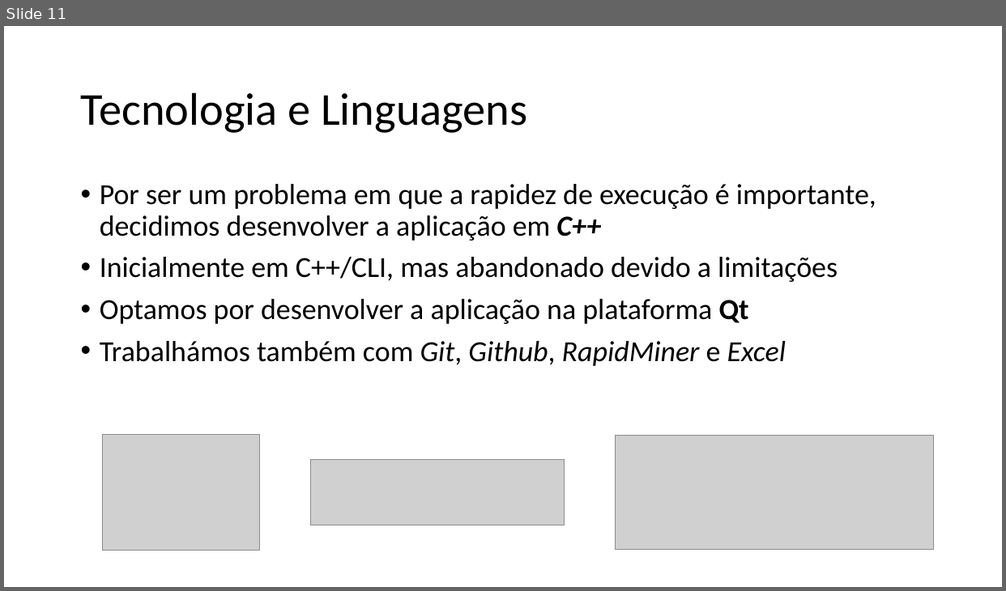
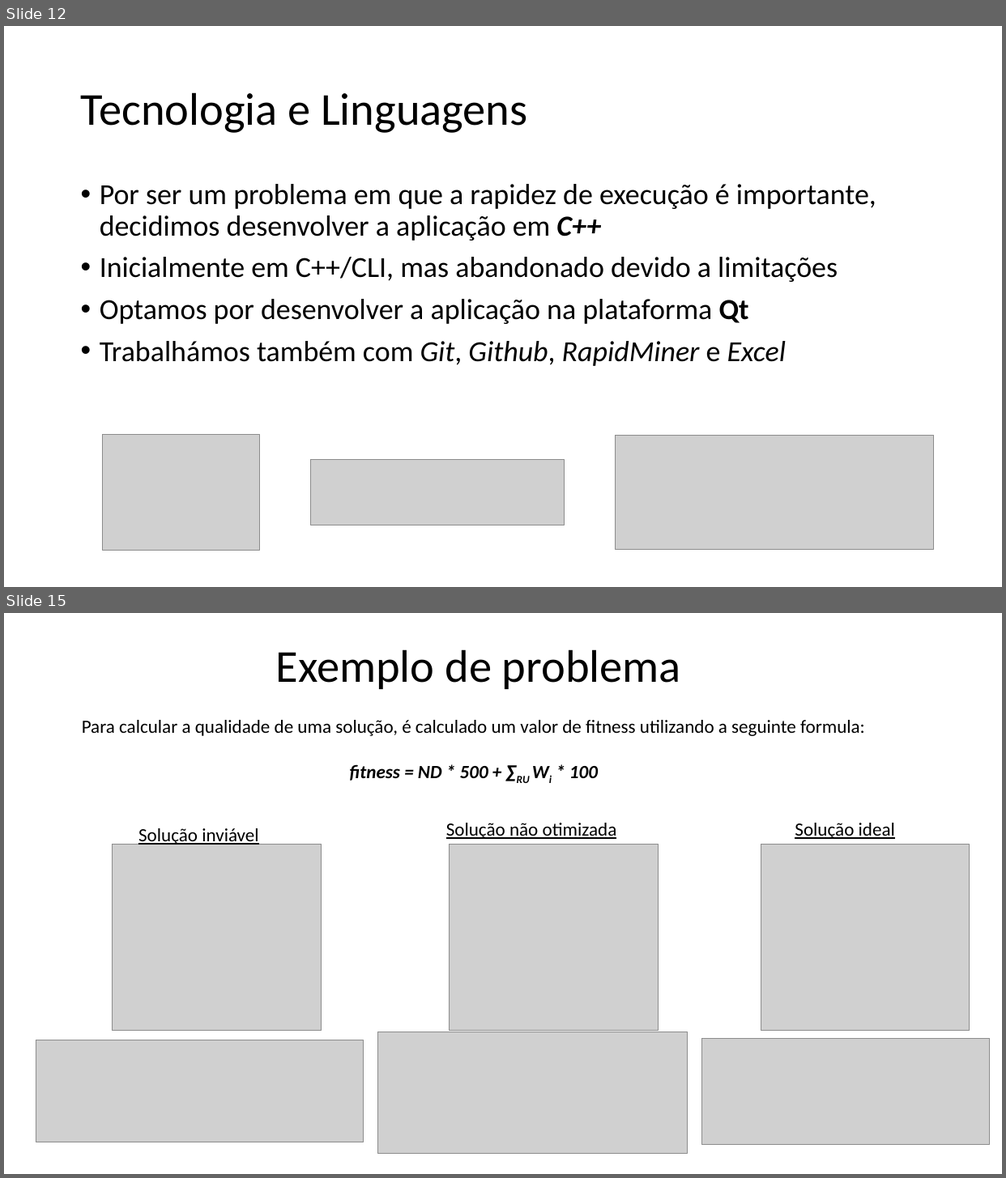
Before and after one commit to xQsme/RLP_Qt, a slide deck: powerpoint_defesa.pptx. Shown one above the other, each under a label of ours: slide 11 before the commit, slides 12 and 15 after it; the slides between them are not shown. The pictures are 1006x591 and 1006x1178 pixels, drawn with LibreOffice and Linux fonts; fonts in the diff are those of the drawing; grey boxes stand for pictures. Boxes give left, top, right and bottom in pixels: in the first picture for what was removed or moved away, otherwise in the second. Text is boxed around its words. In the diff, an @@ line names an element or a change of style, - is before the commit and + after.

```diff
--- a/powerpoint_defesa.pptx
+++ b/powerpoint_defesa.pptx
@@ slide 15 added at bbox=[4, 613, 1002, 1174], background #FFFFFF @@
@@ title added at bbox=[276, 649, 681, 689], 44 pt, text #000000 @@
+Exemplo de problema
@@ text added at bbox=[82, 720, 865, 783], 18 pt, text #000000 @@
+Para calcular a qualidade de uma solução, é calculado um valor de fitness utilizando a seguinte formula:
+fitness = ND * 500 + ∑RU Wi * 100
@@ text added at bbox=[138, 828, 258, 847], 18 pt, text #000000, underline @@
+Solução inviável
@@ text added at bbox=[446, 823, 617, 839], 18 pt, text #000000, underline @@
+Solução não otimizada
@@ text added at bbox=[795, 823, 895, 839], 18 pt, text #000000, underline @@
+Solução ideal
@@ picture added at bbox=[113, 845, 322, 1031] @@
@@ picture added at bbox=[450, 845, 658, 1031] @@
@@ picture added at bbox=[761, 845, 970, 1031] @@
@@ picture added at bbox=[36, 1041, 364, 1142] @@
@@ picture added at bbox=[377, 1033, 688, 1153] @@
@@ picture added at bbox=[702, 1038, 990, 1144] @@
@@ what was slide 11 is now slide 12 @@
```
Also in this commit, not shown: 1 slide changed, 4 other slides added.
